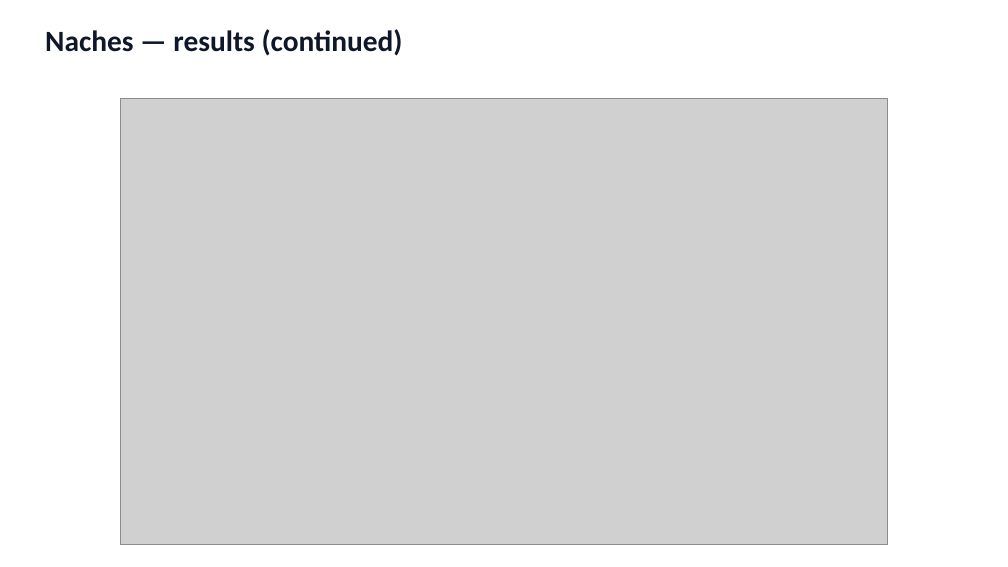
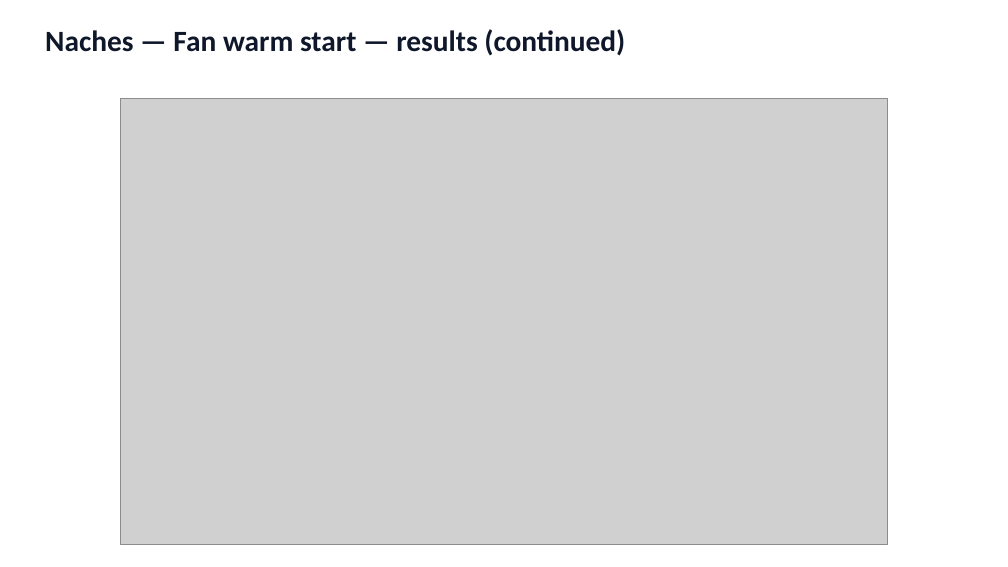
Before and after one commit to hoangtv1899/multi-agent-framework, a slide deck: slide 16 of docs/slides/story_20260706.pptx. Drawn at 1008x567 pixels with LibreOffice and Linux fonts; fonts in the diff are those of the drawing; grey boxes stand for pictures. Boxes give left, top, right and bottom in pixels: in the first picture for what was removed or moved away, otherwise in the second. Text is boxed around its words. In the diff, an @@ line names an element or a change of style, - is before the commit and + after.

```diff
--- a/docs/slides/story_20260706.pptx
+++ b/docs/slides/story_20260706.pptx
@@ text at <box>45,29,625,56</box>: text changed @@
-Naches — results (continued)
+Naches — Fan warm start — results (continued)
```
Also in this commit, not shown: 12 other slides changed, 25 slides removed, 1 other file.
